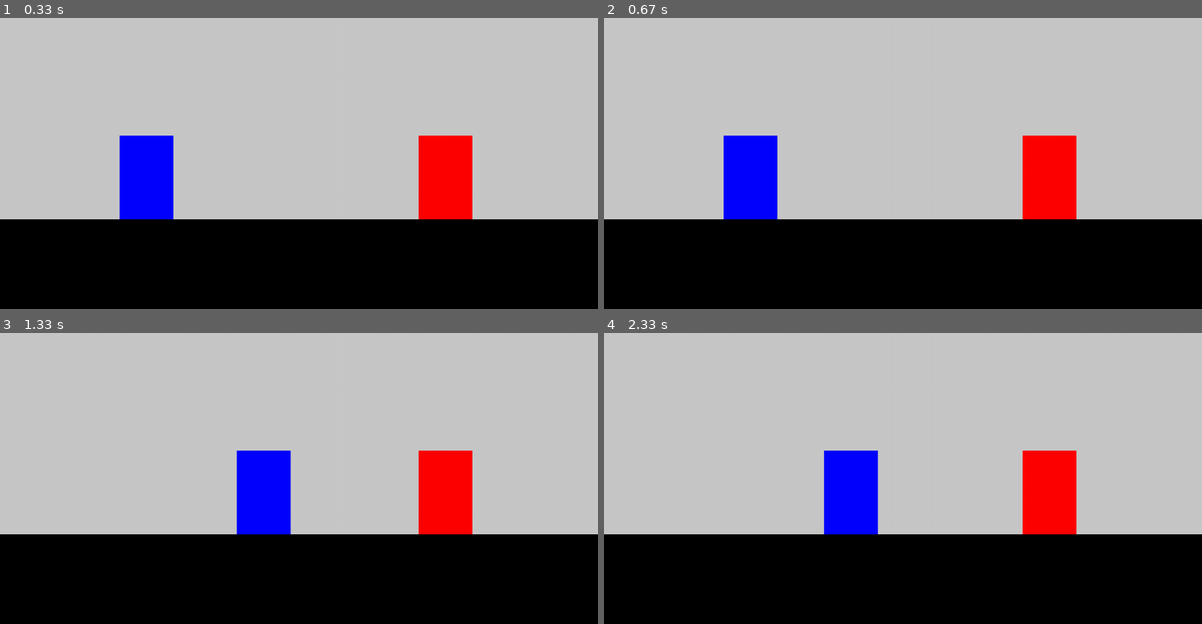
Above: before the commit, frames 1-4 (two rows, left to right).
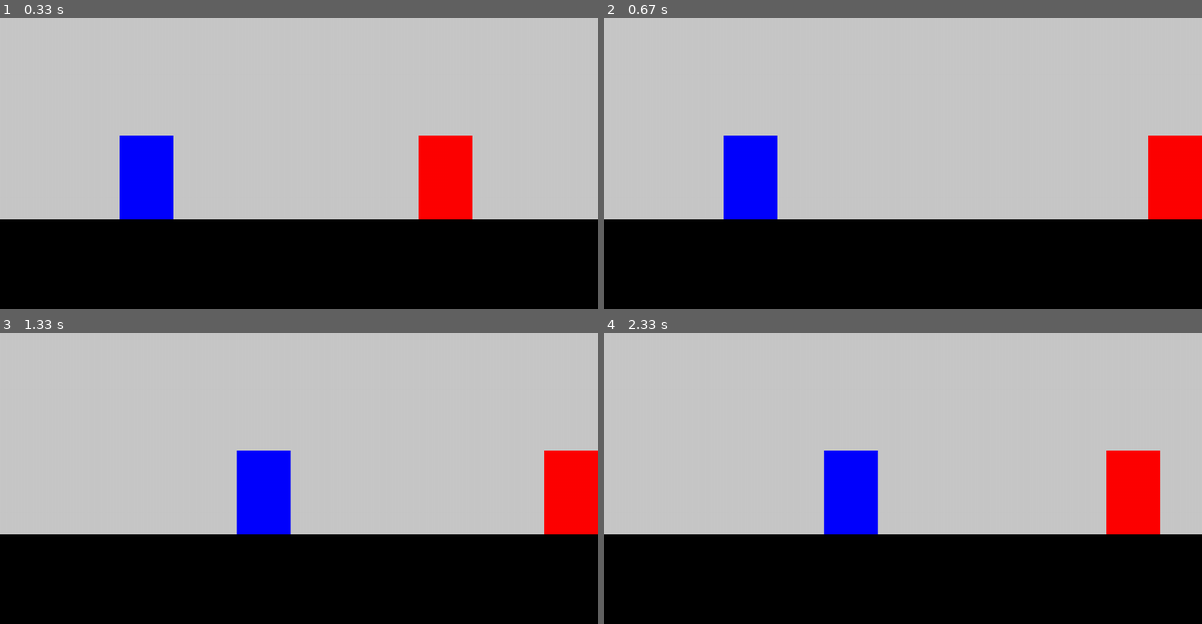
Above: after the commit, the same moments.

Repository: mariano3232/pygame
Game: pygame game, started from main.py
Same seed, same stepped clock (60 frames per second), same inputs: the game is played once before the commit and once after it.
Inputs:
- Up to frame 1 (0.33 s): no input
- Up to frame 2 (0.67 s): hold H from 0.33 s (still down); hold Right from 0.33 s (still down)
- Up to frame 3 (1.33 s): release H at 0.8 s; release Right at 0.8 s; hold Right 0.83-1.3 s; hold D 0.83-1.3 s
- Up to frame 4 (2.33 s): hold Up 1.33-1.63 s; hold W 1.33-1.63 s; hold Right 1.67-2.13 s; hold D 1.67-2.13 s; tap Y at 1.82 s; hold Left from 2.17 s (still down); hold A from 2.17 s (still down)

Frame 1 is identical in both runs. In frame 2, 5.2% of the frame differs, in the area x 70-100%, y 40-70%; in frame 3, 5.2%; in frame 4, 5.2%.

Commit message:
controls y player 2

Diff:
--- a/character.py
+++ b/character.py
@@ -1,8 +1,9 @@
 import pygame
 
 class Character:
-    def __init__(self, x, y):
+    def __init__(self, x, y, controls):
         self.rect = pygame.Rect(x, y, 90, 140)
+        self.controls = controls
         self.vel_y = 0
         self.jumping = False
         self.dash = False
@@ -23,18 +24,18 @@
         key = pygame.key.get_pressed()
 
         # Movimiento horizontal
-        if key[pygame.K_a] and not self.jumping and not self.recovery:
+        if key[self.controls['left']] and not self.jumping and not self.recovery:
             dx = -SPEED
-        if key[pygame.K_d] and not self.jumping and not self.recovery:
+        if key[self.controls['right']] and not self.jumping and not self.recovery:
             dx = SPEED
 
         # Jump
-        if key[pygame.K_w] and not self.jumping and not self.recovery:
+        if key[self.controls['up']] and not self.jumping and not self.recovery:
             self.vel_y = -20
             self.jumping = 'neutral'
-            if key[pygame.K_d]:
+            if key[self.controls['right']]:
                 self.jumping = 'right'
-            elif key[pygame.K_a]:
+            elif key[self.controls['left']]:
                 self.jumping = 'left'
 
         self.vel_y += GRAVITY
@@ -50,10 +51,10 @@
         elif self.jumping == 'neutral':
             dx = 0
         # Dash
-        if key[pygame.K_y] and self.dash_timer == 0 and not self.recovery and not self.dash and (not self.jumping or self.rect.bottom < 300):
+        if key[self.controls['dash']] and self.dash_timer == 0 and not self.recovery and not self.dash and (not self.jumping or self.rect.bottom < 300):
             self.dash_timer = DASH_DURATION
             self.dash  = DASH_SPEED
-            if key[pygame.K_a]:
+            if key[self.controls['left']]:
                 self.dash  = -DASH_SPEED
 
         if self.dash:
--- a/main.py
+++ b/main.py
@@ -18,8 +18,21 @@
 clock = pygame.time.Clock()
 FPS = 60
 
-fighter_1 = Character(200, SCREEN_HEIGHT - FLOOR_HEIGHT - 140)
-fighter_2 = Character(700, SCREEN_HEIGHT - FLOOR_HEIGHT - 140)
+controls1 = {
+    'left':pygame.K_a,
+    'right':pygame.K_d,
+    'up':pygame.K_w,
+    'dash':pygame.K_y,
+}
+controls2 = {
+    'left':pygame.K_LEFT,
+    'right':pygame.K_RIGHT,
+    'up':pygame.K_UP,
+    'dash':pygame.K_h,
+}
+
+fighter_1 = Character(200, SCREEN_HEIGHT - FLOOR_HEIGHT - 140, controls1)
+fighter_2 = Character(700, SCREEN_HEIGHT - FLOOR_HEIGHT - 140, controls2)
 
 def update_screen():
     #Fondo y piso:
@@ -39,7 +52,7 @@
     key = pygame.key.get_pressed()
     if key:
         fighter_1.move(SCREEN_WIDTH, SCREEN_HEIGHT, FLOOR_HEIGHT)
-        # fighter_2.move(SCREEN_WIDTH, SCREEN_HEIGHT, FLOOR_HEIGHT)
+        fighter_2.move(SCREEN_WIDTH, SCREEN_HEIGHT, FLOOR_HEIGHT)
 
     update_screen()
     pygame.display.update()
